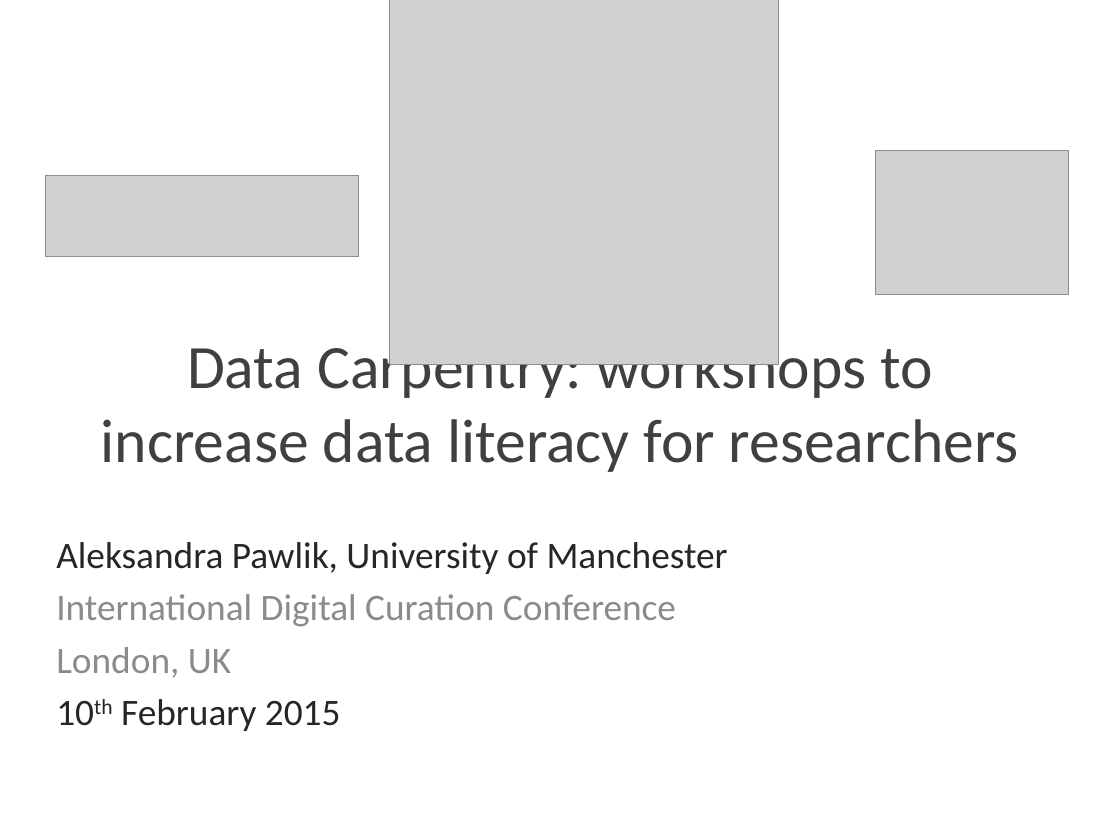
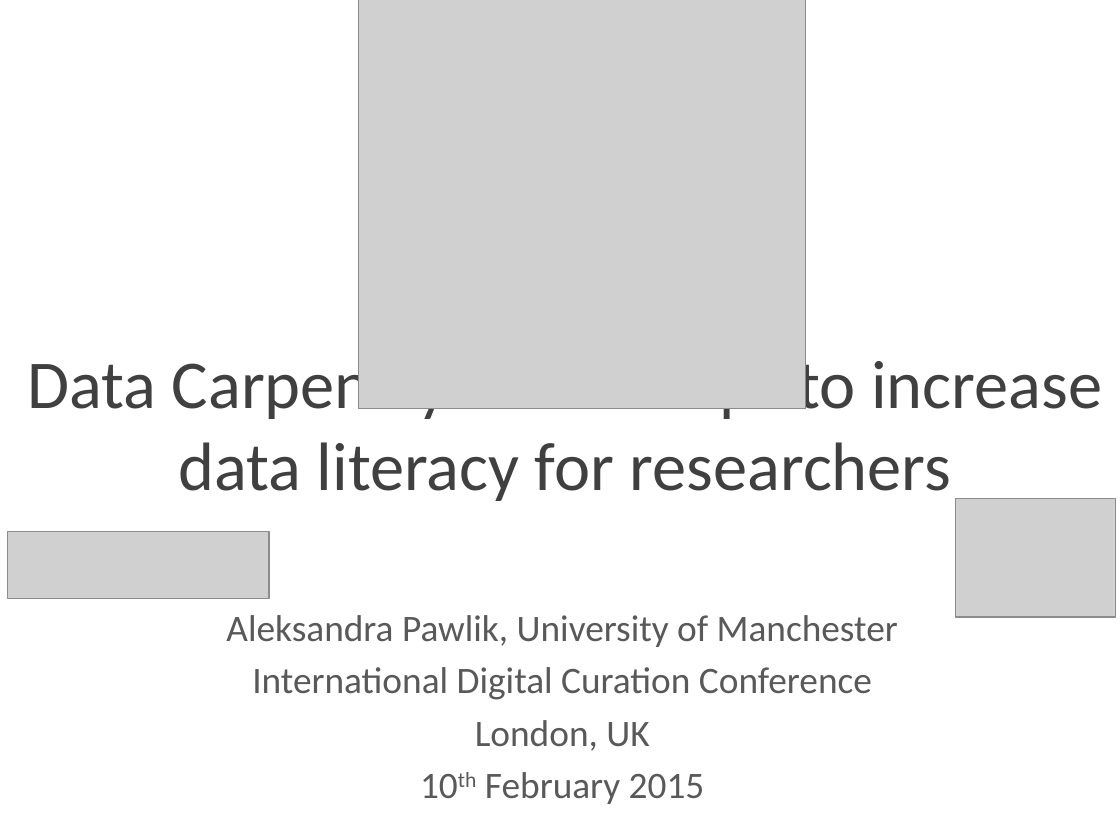
Before and after one commit to datacarpentry/presentations, a slide deck: slide 1 of IDCC2015_Data_Carpentry.pptx. Drawn at 1120x840 pixels with LibreOffice and Linux fonts; fonts in the diff are those of the drawing; grey boxes stand for pictures. Boxes give left, top, right and bottom in pixels: in the first picture for what was removed or moved away, otherwise in the second. Text is boxed around its words. In the diff, an @@ line names an element or a change of style, - is before the commit and + after.

```diff
--- a/IDCC2015_Data_Carpentry.pptx
+++ b/IDCC2015_Data_Carpentry.pptx
@@ picture: place and size @@
-picture at [390, 0, 780, 364]
+picture at [358, 0, 806, 408]
@@ title "Data Carpentry: workshops to increase ...": place and size @@
-title "Data Carpentry: workshops to increase ..." at [101, 337, 1019, 472]
+title "Data Carpentry: workshops to increase ..." at [27, 352, 1102, 501]
@@ title "Data Carpentry: workshops to increase ..." at [27, 352, 1102, 501]: size 39.6 to 44 pt @@
@@ picture: place and size @@
-picture at [875, 150, 1068, 295]
+picture at [955, 498, 1114, 617]
@@ picture: place and size @@
-picture at [45, 176, 358, 256]
+picture at [8, 531, 269, 598]
@@ subtitle "Aleksandra Pawlik, University of Manchester": place and size @@
-subtitle "Aleksandra Pawlik, University of Manchester" at [56, 542, 728, 731]
+subtitle "Aleksandra Pawlik, University of Manchester" at [226, 615, 898, 804]
@@ subtitle "Aleksandra Pawlik, University of Manchester" at [226, 615, 898, 804]: text colour #262626 to #595959 in "Aleksandra Pawlik, University of Manchester", "10th February 2015"; text colour #8C8C8C to #595959 in "International Digital Curation Conference", "London, UK"; alignment left to centre @@
```
Also in this commit, not shown: 1 other slide changed.
